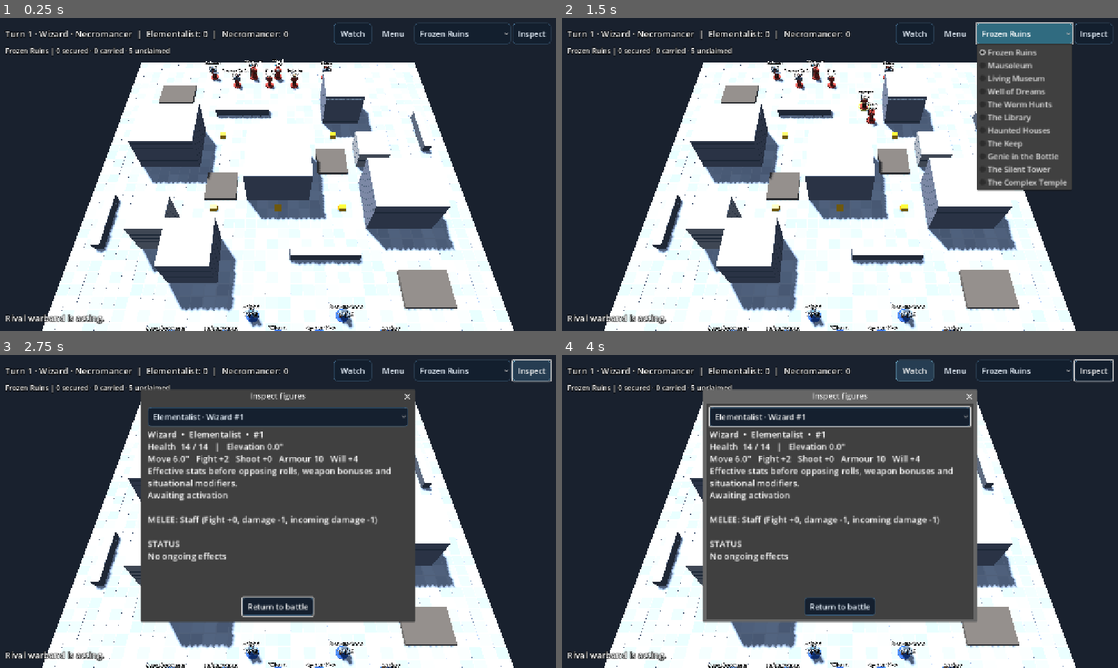
Above: before the commit, frames 1-4 (two rows, left to right).
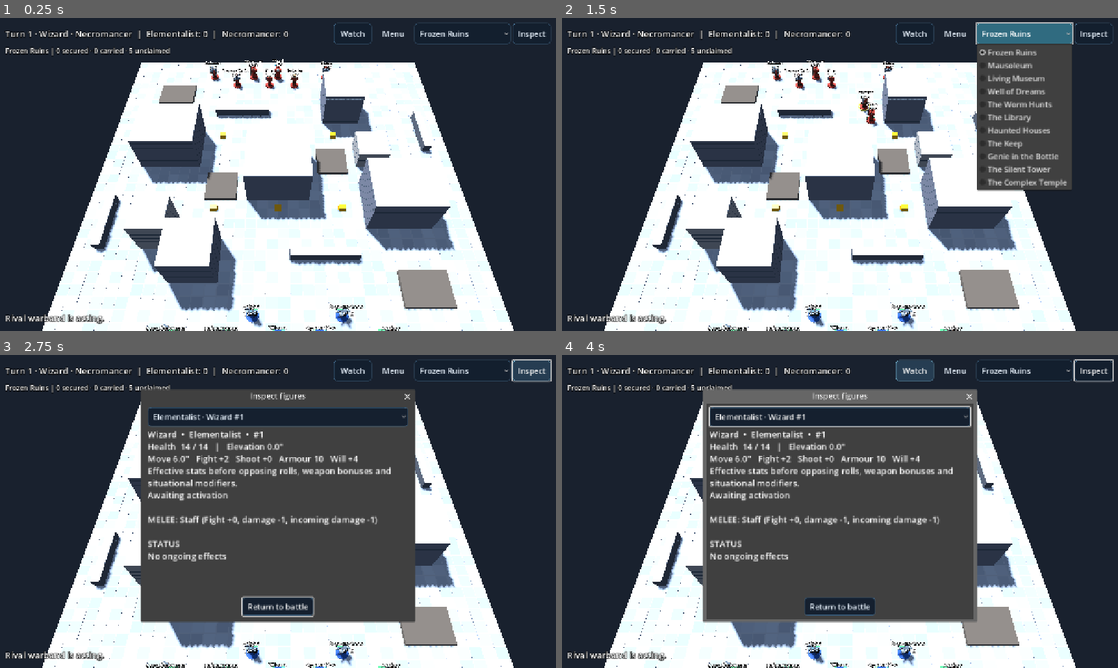
Above: after the commit, the same moments.

Repository: drag0nblad3/Frostgame
Game: Godot game, scene res://scenes/main.tscn
Same seed, same stepped clock (60 frames per second), same inputs: the game is played once before the commit and once after it.
Inputs:
- Up to frame 1 (0.25 s): no input
- Up to frame 2 (1.5 s): click "Watch" at 0.5 s; click "Frozen Ruins" at 1.25 s
- Up to frame 3 (2.75 s): click "Inspect" at 2 s
- Up to frame 4 (4 s): click "Elementalist · Wizard #1" at 2.75 s; click "Watch" at 3.5 s

The runs differ from the first frame. In frame 1, 0.2% of the frame differs, in the area x 29-71%, y 14-100%; in frame 2, 0.3%; in frame 3, 0.2%; in frame 4, 0.2%.

Commit message:
Add movement and combat facing, health and ward indicators, and impact effects

Diff:
--- /dev/null
+++ b/src/view/battle/battle_effects.gd
@@ -0,0 +1,26 @@
+class_name BattleEffects
+extends RefCounted
+## Small bounded visual-only effects; no gameplay RNG or collision.
+
+
+static func burst(root: Node3D, at: Vector3, color: Color) -> void:
+	var effect := Node3D.new()
+	root.add_child(effect)
+	effect.position = at
+	var shape := BoxMesh.new()
+	shape.size = Vector3(0.07, 0.07, 0.20)
+	var mat := BoardView._mat(color, 0.3)
+	mat.emission_enabled = true
+	mat.emission = color
+	var tween := effect.create_tween().set_parallel(true)
+	for i in 6:
+		var dir := Vector3(cos(TAU * i / 6.0), 0.4 + float(i % 3) * 0.25, sin(TAU * i / 6.0))
+		var spark := MeshInstance3D.new()
+		spark.mesh = shape
+		spark.material_override = mat
+		effect.add_child(spark)
+		spark.look_at_from_position(effect.global_position, effect.global_position + dir)
+		spark.cast_shadow = GeometryInstance3D.SHADOW_CASTING_SETTING_OFF
+		tween.tween_property(spark, "position", dir * 0.60, 0.25)
+		tween.tween_property(spark, "scale", Vector3.ZERO, 0.30)
+	tween.chain().tween_callback(effect.queue_free)
--- a/src/view/battle/battle_scene.gd
+++ b/src/view/battle/battle_scene.gd
@@ -202,6 +202,7 @@
 		var v := FigureView.new()
 		player.add_child(v)
 		v.setup(f, "Creature" if f.side < 0 else state.side_names[f.side])
+		v.face_toward(TableSpace.to_world(state.board.size * 0.5, f.elevation))
 		player.views[f.id] = v
 		v.set_active(f.id == state.active_id)
 		if f.out_of_action:
--- a/src/view/battle/event_player.gd
+++ b/src/view/battle/event_player.gd
@@ -57,8 +57,12 @@
 		"terrain_fall":
 			var f := state.figure(d["id"])
 			_view(f.id).position = TableSpace.to_world(f.pos, f.elevation)
-		"allegiance", "heal", "spell_effect", "spell_expired", "weapon_selected", "weapon_destroyed", "poison", "null_field":
+		"allegiance", "spell_effect", "spell_expired", "weapon_selected", "weapon_destroyed", "poison", "null_field", "shield_absorb":
 			_view(d["id"]).refresh(state.figure(d["id"]))
+		"heal":
+			var healed := _view(d["id"])
+			healed.refresh(state.figure(d["id"]))
+			_float_text(healed, "+%d" % d["amount"], Color(0.45, 1.0, 0.63))
 		"shoot", "spell_shot":
 			_animate_shot(_view(d["id"]), _view(d["target"]), e.type == "spell_shot")
 		"fight":
@@ -113,11 +117,13 @@
 		var destination := TableSpace.to_world(path[i], state.board.height_at(path[i]))
 		var start := TableSpace.to_world(path[i - 1], state.board.height_at(path[i - 1]))
 		var duration := maxf(0.01, start.distance_to(destination) * 0.06)
+		t.tween_callback(v.face_toward.bind(destination))
 		t.tween_property(v, "position", destination, duration)
 	_wait_for(t)
 
 
 func _animate_shot(from: FigureView, to: FigureView, magic: bool = false) -> void:
+	from.face_toward(to.position)
 	var bolt := MeshInstance3D.new()
 	var s := SphereMesh.new()
 	s.radius = 0.15
@@ -133,19 +139,23 @@
 	var t := create_tween()
 	t.tween_property(bolt, "position", to.position + up, from.position.distance_to(to.position) * 0.03)
 	t.tween_callback(bolt.queue_free)
+	t.tween_callback(BattleEffects.burst.bind(self, to.position + Vector3.UP * 0.9, mat.albedo_color))
 	_wait_for(t)
 
 
 func _animate_lunge(a: FigureView, b: FigureView) -> void:
+	a.face_toward(b.position)
+	b.face_toward(a.position)
 	var home := a.position
 	var toward := home.lerp(b.position, 0.35)
 	var t := create_tween()
 	t.tween_property(a, "position", toward, 0.12)
+	t.tween_callback(BattleEffects.burst.bind(self, toward.lerp(b.position, 0.5) + Vector3.UP * 0.85, Color(1.0, 0.78, 0.38)))
 	t.tween_property(a, "position", home, 0.18)
 	_wait_for(t)
 
 
-func _float_text(v: FigureView, text: String) -> void:
+func _float_text(v: FigureView, text: String, color: Color = Color(1, 0.35, 0.3)) -> void:
 	var l := Label3D.new()
 	l.text = text
 	l.billboard = BaseMaterial3D.BILLBOARD_ENABLED
@@ -153,7 +163,7 @@
 	l.font_size = 64
 	l.pixel_size = 0.01
 	l.outline_size = 12
-	l.modulate = Color(1, 0.35, 0.3)
+	l.modulate = color
 	add_child(l)
 	l.position = v.position + Vector3(0, v.body_height() + 1.5, 0)
 	var t := create_tween()
--- a/src/view/figure_view.gd
+++ b/src/view/figure_view.gd
@@ -10,6 +10,10 @@
 var _base: MeshInstance3D
 var _ring: MeshInstance3D
 var _height := 1.6
+var _facing := 0.0
+var _health_track: MeshInstance3D
+var _health_fill: MeshInstance3D
+var _shield_ring: MeshInstance3D
 
 
 func setup(f: Figure, _side_name: String) -> void:
@@ -31,6 +35,28 @@
 	_ring.position.y = 0.08
 	_ring.visible = false
 	add_child(_ring)
+	var health_bar := BoxMesh.new()
+	health_bar.size = Vector3(0.82, 0.045, 0.095)
+	_health_track = MeshInstance3D.new()
+	_health_track.mesh = health_bar
+	_health_track.material_override = BoardView._mat(Color(0.09, 0.12, 0.16), 0.8)
+	_health_track.position = Vector3(0, 0.10, 0.46)
+	add_child(_health_track)
+	_health_fill = MeshInstance3D.new()
+	_health_fill.mesh = health_bar
+	_health_fill.position = Vector3(0, 0.133, 0.46)
+	add_child(_health_fill)
+	_shield_ring = MeshInstance3D.new()
+	var ward := TorusMesh.new()
+	ward.inner_radius = 0.46
+	ward.outer_radius = 0.51
+	_shield_ring.mesh = ward
+	var ward_mat := BoardView._mat(Color(0.23, 0.72, 0.98), 0.35)
+	ward_mat.emission_enabled = true
+	ward_mat.emission = Color(0.15, 0.52, 0.86)
+	_shield_ring.material_override = ward_mat
+	_shield_ring.position.y = 0.16
+	add_child(_shield_ring)
 	_plate = Label3D.new()
 	_plate.billboard = BaseMaterial3D.BILLBOARD_ENABLED
 	_plate.no_depth_test = true
@@ -54,6 +80,7 @@
 			_model.queue_free()
 		_model = MiniatureFactory.create(f, color)
 		_model.position.y += 0.12
+		_model.rotation.y = _facing
 		add_child(_model)
 		_model_key = key
 		if transparent:
@@ -63,7 +90,14 @@
 					material.transparency = BaseMaterial3D.TRANSPARENCY_ALPHA
 					material.albedo_color.a = 0.35
 	_height = 2.0 if f.def.traits.has("large") else (1.8 if f.def.role in ["wizard", "apprentice"] else 1.5)
+	if f.def.traits.has("animal") and f.def.id != "white_gorilla":
+		_height = 0.95 if not f.def.traits.has("large") else 1.3
 	_plate.position.y = _height + 0.42
+	var ratio := clampf(float(f.health) / maxf(1.0, float(f.def.health)), 0.0, 1.0)
+	_health_fill.scale.x = maxf(0.01, ratio)
+	_health_fill.position.x = -0.41 * (1.0 - ratio)
+	_health_fill.material_override = BoardView._mat(Color(0.31, 0.75, 0.47) if ratio > 0.5 else Color(0.95, 0.49, 0.23), 0.7)
+	_shield_ring.visible = f.elemental_shield > 0 or f.spell_effects.has("shield")
 	var suffix := " · Illusion" if phantom else (" · Invisible" if transparent else "")
 	var status := " · Loot" if f.treasure_id >= 0 else ""
 	if f.poisoned:
@@ -76,6 +110,15 @@
 	_plate.modulate = Color(1, 1, 1) if f.health * 2 > f.def.health else Color(1, 0.6, 0.4)
 
 
+func face_toward(at: Vector3) -> void:
+	var dir := at - position
+	if Vector2(dir.x, dir.z).length_squared() < 0.0001:
+		return
+	_facing = atan2(-dir.x, -dir.z)
+	if _model != null:
+		_model.rotation.y = _facing
+
+
 func set_active(on: bool) -> void:
 	_ring.visible = on
 
@@ -83,6 +126,9 @@
 func take_out() -> void:
 	_plate.visible = false
 	_ring.visible = false
+	_health_fill.hide()
+	_health_track.hide()
+	_shield_ring.hide()
 	var t := create_tween()
 	t.tween_property(self, "rotation:z", PI * 0.5, 0.4)
 	t.tween_property(self, "scale", Vector3(0.6, 0.6, 0.6), 0.3)
